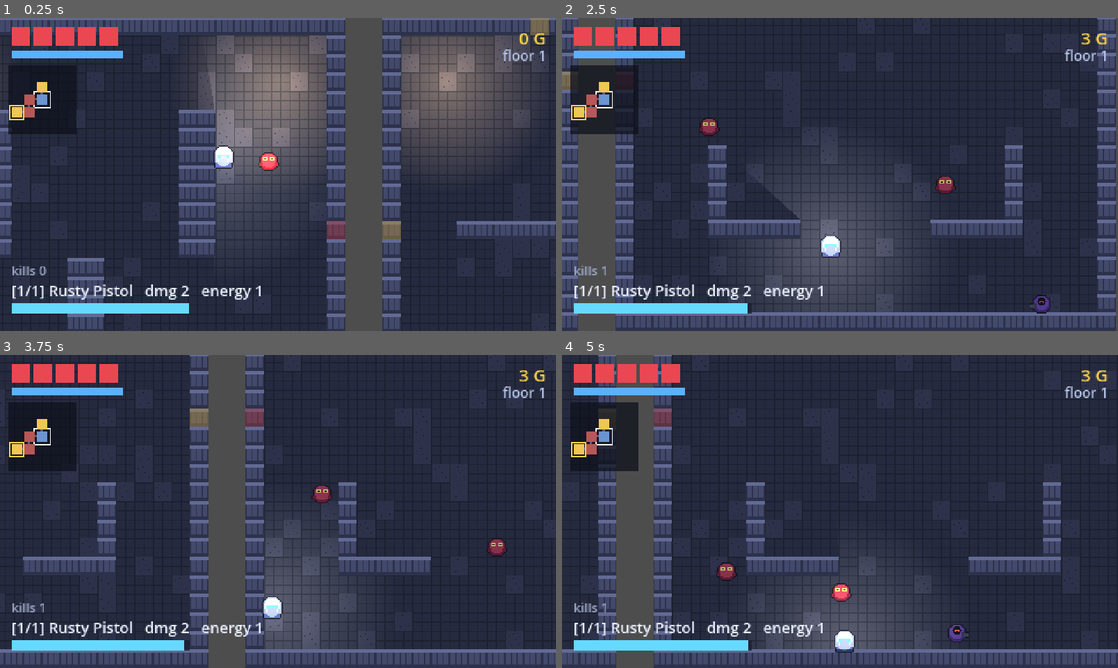
Above: before the commit, frames 1-4 (two rows, left to right).
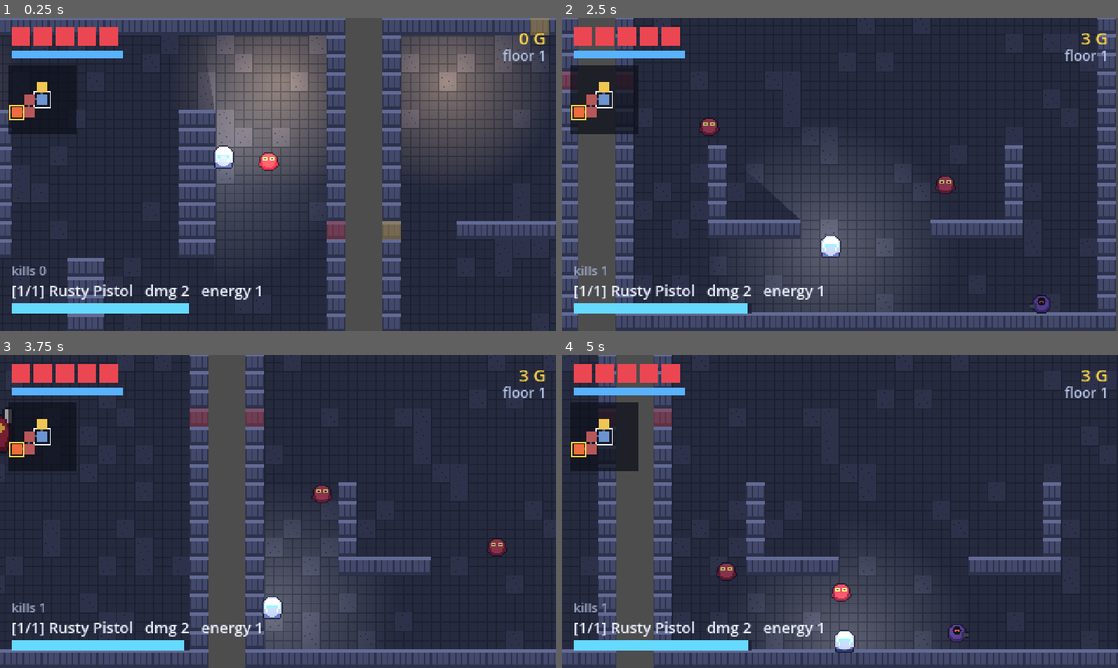
Above: after the commit, the same moments.

Repository: coderirse/knight-errant
Game: Godot game, scene res://tools/test_run.tscn
Same seed, same stepped clock (60 frames per second), same inputs: the game is played once before the commit and once after it. This scene is started directly instead of the project's main scene.
Inputs (mouse positions are in pixels of both pictures, inside the frame that each line leads up to):
- Up to frame 1 (0.25 s): no input
- Up to frame 2 (2.5 s): move the mouse to (812, 237) at 0.52 s; hold J (fire) 0.53-1.28 s; hold W (move_up) 0.53-2.03 s; tap Space (dodge) at 0.6, 1.55, 2.1 s; click (812, 237) at 0.67 s; move the mouse to (1006, 221) at 1.27 s; tap J (fire) at 1.35 s; move the mouse to (673, 127) at 2.02 s; hold A (move_left) from 2.03 s (still down); hold J (fire) from 2.03 s (still down)
- Up to frame 3 (3.75 s): move the mouse to (305, 511) at 2.77 s; release J (fire) at 2.78 s; tap J (fire) at 2.85 s; click (305, 511) at 2.92 s; tap Space (dodge) at 3.05 s; move the mouse to (194, 433) at 3.52 s; release A (move_left) at 3.53 s; hold S (move_down) from 3.53 s (still down); hold J (fire) from 3.53 s (still down); tap E (interact) at 3.6 s
- Up to frame 4 (5 s): move the mouse to (962, 495) at 4.27 s; release S (move_down) at 4.28 s; release J (fire) at 4.28 s; hold D (move_right) from 4.28 s (still down); tap Q (swap_weapon) at 4.35 s; tap Space (dodge) at 4.55 s

The runs differ from the first frame. In frame 1, less than 0.1% of the frame differs, in the area x 2-4%, y 28-32%; in frame 2, 0.1%; in frame 3, 2.8%, in the area x 0-38%, y 0-92%; in frame 4, 0.2%.

Commit message:
里程碑 6：M2 完整循环——每层出口是一场 BOSS 战
旧规则下奇数层的出口竟是一间生成即清空的宝箱房，走进去就白过一层；
偶数层的"BOSS 房"里蹲的也只是一只普通小怪。楼层没有收尾战，"下一层"
三个字没有重量。

- 新增 scripts/enemies/boss.gd + scenes/enemies/boss.tscn：大体型两阶段
  BOSS。半血前慢速追踪 + 环形弹幕；半血后提速 1.7x 并追加瞄准三连发。
  血量 = base 40 + 12×(层-1)，成长公式公开，数值全部 @export——这场架
  的手感属于 M1，等用户玩了用 F2 调，不冻在常量里。
- Room._spawn_encounter 的 BOSS 分支改走 _spawn_boss()（走模板中心可走
  格，和宝箱同款落位）；_default_budget 里 BOSS 的死分支随之删掉。
- Level._kind_for：出口房恒为 BOSS。楼层完成的判定不用动——BOSS 死时
  玩家正站在出口房里，原有的 is_cleared + 玩家所在房双条件恰好成立。
- 踩到一条引擎时序并记进 RESEARCH §3.12：Health 是子节点，_ready 先跑，
  current 已按场景默认 maximum 填充；父节点 _ready 里改 maximum 不动
  current，必须 set_maximum(v, true)。BOSS 差点变成 5 点血的纸老虎。
- test_run 新增 §22：真实入口 start_new_run 驱动 清房→BOSS→过层 ×3 层，
  28 项断言（出口必为 BOSS 房、血量随层成长、活时锁门/死后开门、层数
  真的推进、武器跨层存活）。cleanup 顺延为 §23。里面还埋着一个教训：
  advance_floor 是立即的、build_floor 要等 0.6s 定时器，等层必须两个
  都等齐，否则下一轮迭代读到旧楼层找不到 BOSS。

测试 154 → 182 项（核心 70 / 整合 112）全绿；真实渲染零脚本错误。
文档计数站点（README / AGENTS §0 §1 §6 §8 / roadmap 头注 §10 §12）同步。

Diff:
--- /dev/null
+++ b/scenes/enemies/boss.tscn
@@ -0,0 +1,54 @@
+[gd_scene load_steps=8 format=3]
+
+[ext_resource type="Script" path="res://scripts/enemies/boss.gd" id="1_boss"]
+[ext_resource type="Script" path="res://scripts/core/health.gd" id="2_health"]
+[ext_resource type="Script" path="res://scripts/core/hurtbox.gd" id="3_hurtbox"]
+[ext_resource type="Script" path="res://scripts/core/hitbox.gd" id="4_hitbox"]
+[ext_resource type="Texture2D" path="res://assets/placeholder/boss.png" id="5_body"]
+
+[sub_resource type="CircleShape2D" id="CircleShape2D_body"]
+radius = 14.0
+
+[sub_resource type="CircleShape2D" id="CircleShape2D_hurt"]
+radius = 16.0
+
+[sub_resource type="CircleShape2D" id="CircleShape2D_hit"]
+radius = 18.0
+
+[node name="Boss" type="CharacterBody2D"]
+script = ExtResource("1_boss")
+collision_layer = 8
+collision_mask = 1
+motion_mode = 1
+floor_snap_length = 0.0
+
+[node name="CollisionShape2D" type="CollisionShape2D" parent="."]
+shape = SubResource("CircleShape2D_body")
+
+[node name="Sprite2D" type="Sprite2D" parent="."]
+scale = Vector2(2, 2)
+texture = ExtResource("5_body")
+
+[node name="Health" type="Node" parent="."]
+script = ExtResource("2_health")
+invincibility_time = 0.15
+
+[node name="Hurtbox" type="Area2D" parent="."]
+script = ExtResource("3_hurtbox")
+collision_layer = 16
+collision_mask = 0
+
+[node name="CollisionShape2D" type="CollisionShape2D" parent="Hurtbox"]
+shape = SubResource("CircleShape2D_hurt")
+
+[node name="Hitbox" type="Area2D" parent="."]
+script = ExtResource("4_hitbox")
+collision_layer = 64
+collision_mask = 4
+always_active = true
+damage = 2
+knockback_force = 180.0
+tag = &"boss_contact"
+
+[node name="CollisionShape2D" type="CollisionShape2D" parent="Hitbox"]
+shape = SubResource("CircleShape2D_hit")
--- /dev/null
+++ b/scripts/enemies/boss.gd
@@ -0,0 +1,257 @@
+class_name Boss
+extends CharacterBody2D
+
+## The floor's gatekeeper: a large two-phase enemy that stands between the player
+## and the next floor. Killing it is what clears the exit room, so every run ends
+## its floor here.
+##
+## Two phases, split by remaining health:
+##   Phase 1 — slow pursuit, periodic radial bullet rings.
+##   Phase 2 (at phase2_threshold) — faster pursuit, adds an aimed volley on a
+##   shorter clock. The change of pace is the telegraph: the player sees the boss
+##   speed up and knows the endgame has started.
+##
+## Every number is an @export so the F2 tuning panel can reach it while playing —
+## the feel of this fight is a feel-stage decision that must not be frozen in a
+## constant (roadmap §10: M1 不要跳).
+
+@export var max_speed := 34.0
+@export var acceleration := 420.0
+## How close the player must be before the boss commits to pursuing.
+@export var aggro_radius := 420.0
+@export var stop_distance := 22.0
+@export var contact_damage := 2
+@export var gold_drop := 40
+
+@export_group("Health")
+@export var base_health := 40
+@export var health_per_floor := 12
+
+@export_group("Phase 2")
+## Fraction of maximum health at or below which phase 2 begins.
+@export var phase2_threshold := 0.5
+@export var phase2_speed_multiplier := 1.7
+
+@export_group("Radial burst")
+@export var burst_count := 8
+@export var burst_speed := 130.0
+@export var burst_damage := 1
+@export var burst_interval := 2.6
+@export var burst_bullet_lifetime := 2.0
+
+@export_group("Aimed volley (phase 2 only)")
+@export var volley_count := 3
+@export var volley_spread_degrees := 18.0
+@export var volley_speed := 200.0
+@export var volley_interval := 1.7
+## Do not attack at all beyond this distance — an off-room player is not a target.
+@export var fire_range := 340.0
+## Seconds of flash before each attack, so the patterns are dodgeable by design.
+@export var telegraph_time := 0.4
+
+@onready var health: Health = $Health
+@onready var sprite: Sprite2D = $Sprite2D
+@onready var hurtbox: Hurtbox = $Hurtbox
+@onready var hitbox: Hitbox = $Hitbox
+
+## Set by Room when the boss is spawned. The boss lives under Room/Actors, so
+## get_parent() returns Actors rather than the Room that must hear about the kill.
+var room: Room = null
+
+var _player: Node2D
+var _knockback := Vector2.ZERO
+var _burst_timer := 0.0
+var _volley_timer := 0.0
+var _telegraph_left := 0.0
+var _telegraph_kind := 0   # 1 = burst, 2 = volley
+var _phase2 := false
+
+
+func _ready() -> void:
+	motion_mode = CharacterBody2D.MOTION_MODE_FLOATING
+	floor_snap_length = 0.0
+	add_to_group(&"enemy")
+	add_to_group(&"boss")
+
+	# Refill matters: Health._ready has already run by the time a parent's _ready
+	# does, so current was seeded from the scene's default maximum, not this one.
+	health.set_maximum(base_health + health_per_floor * (RunState.floor - 1), true)
+
+	health.depleted.connect(_on_depleted)
+	health.damaged.connect(_on_damaged)
+	hurtbox.hurt.connect(_on_hurt)
+	hurtbox.health = health
+	hurtbox.is_player_team = false
+	hitbox.always_active = true
+	hitbox.damage = contact_damage
+
+	_burst_timer = burst_interval
+	_volley_timer = volley_interval
+	_resolve_player()
+
+
+## Room._ready() spawns enemies before Game creates the player; caching the lookup
+## there would freeze a null and the boss would never move or attack.
+func _resolve_player() -> bool:
+	if _player != null and is_instance_valid(_player):
+		return true
+	_player = get_tree().get_first_node_in_group(&"player") as Node2D
+	return _player != null
+
+
+func _physics_process(delta: float) -> void:
+	_tick_attacks(delta)
+
+	if not health.is_alive():
+		velocity = velocity.move_toward(Vector2.ZERO, acceleration * delta)
+		move_and_slide()
+		return
+
+	_update_phase()
+	_knockback = _knockback.move_toward(Vector2.ZERO, 900.0 * delta)
+
+	var desired := Vector2.ZERO
+	if _resolve_player() and is_instance_valid(_player):
+		desired = _steer(_player.global_position)
+
+	var speed := max_speed * (phase2_speed_multiplier if _phase2 else 1.0)
+	velocity = (velocity + desired * acceleration * delta).limit_length(speed) + _knockback
+	move_and_slide()
+	_update_visual()
+
+
+func _steer(target: Vector2) -> Vector2:
+	var to_target := target - global_position
+	var distance := to_target.length()
+	if distance > aggro_radius or distance <= stop_distance:
+		return Vector2.ZERO
+	return to_target.normalized()
+
+
+## Phase 2 flips on once, when health first drops to the threshold. Reading the
+## flag rather than the live fraction means the phase does not flicker back when
+## the shield/invincibility maths rounds HP up a point.
+func _update_phase() -> void:
+	if _phase2:
+		return
+	if health.current <= int(float(health.maximum) * phase2_threshold):
+		_phase2 = true
+		# The acceleration is the announcement; give it a visual beat too.
+		_flash(Color(1.0, 0.45, 0.35), 0.5)
+
+
+func _tick_attacks(delta: float) -> void:
+	if not health.is_alive() or not _resolve_player() or not is_instance_valid(_player):
+		return
+	if global_position.distance_to(_player.global_position) > fire_range:
+		return
+
+	if _telegraph_left > 0.0:
+		_telegraph_left -= delta
+		if _telegraph_left <= 0.0:
+			if _telegraph_kind == 1:
+				_fire_burst()
+				_burst_timer = burst_interval
+			else:
+				_fire_volley()
+				_volley_timer = volley_interval
+		return
+
+	_burst_timer -= delta
+	if _burst_timer <= 0.0:
+		_telegraph_kind = 1
+		_telegraph_left = telegraph_time
+		_flash(Color(1.4, 1.2, 0.7), telegraph_time)
+		return
+
+	if _phase2:
+		_volley_timer -= delta
+		if _volley_timer <= 0.0:
+			_telegraph_kind = 2
+			_telegraph_left = telegraph_time
+			_flash(Color(1.5, 0.8, 0.5), telegraph_time)
+
+
+func _fire_burst() -> void:
+	var offset := randf() * TAU
+	for i in burst_count:
+		var angle := offset + TAU * float(i) / float(burst_count)
+		_spawn_bullet(Vector2.from_angle(angle), burst_speed, burst_damage)
+
+
+func _fire_volley() -> void:
+	if _player == null or not is_instance_valid(_player):
+		return
+	var to_player := _player.global_position - global_position
+	if to_player.length_squared() < 0.001:
+		return
+	var centre := to_player.angle()
+	var spread := deg_to_rad(volley_spread_degrees)
+	for i in volley_count:
+		var t := 0.0 if volley_count == 1 else float(i) / float(volley_count - 1) - 0.5
+		_spawn_bullet(Vector2.from_angle(centre + t * 2.0 * spread), volley_speed, burst_damage)
+
+
+func _spawn_bullet(direction: Vector2, speed: float, damage: int) -> void:
+	var packed := load("res://scenes/weapons/projectile.tscn") as PackedScene
+	if packed == null:
+		return
+	var bullet := packed.instantiate() as Projectile
+	# is_player_team=false makes the projectile look for the player's hurtbox
+	# (layer 4) — the mask split from AGENTS §2.3, set before _ready reads it.
+	bullet.is_player_team = false
+	bullet.speed = speed
+	bullet.damage = damage
+	bullet.lifetime = burst_bullet_lifetime
+	bullet.direction = direction.normalized()
+	bullet.global_position = global_position
+	var container := get_tree().get_first_node_in_group(&"projectile_container")
+	if container != null:
+		container.add_child(bullet)
+
+
+func _flash(tint: Color, seconds: float) -> void:
+	if sprite == null:
+		return
+	sprite.modulate = tint
+	var tween := create_tween()
+	tween.tween_property(sprite, "modulate", Color.WHITE, seconds)
+
+
+func _update_visual() -> void:
+	if sprite == null:
+		return
+	if absf(velocity.x) > 1.0:
+		sprite.scale.x = absf(sprite.scale.x) * signf(velocity.x)
+
+
+func _on_hurt(info: DamageInfo) -> void:
+	if not health.apply_damage(info):
+		return
+	health.start_invincibility()
+	# The boss takes knockback at a fraction of a normal enemy's: at full force a
+	# light pistol could stunlock a 40-HP target across the room.
+	_knockback = info.knockback_direction.normalized() * info.knockback_force * 0.25
+
+
+func _on_damaged(_amount: int, _absorbed: bool) -> void:
+	_flash(Color(1.6, 0.8, 0.8), 0.15)
+
+
+func _on_depleted() -> void:
+	hurtbox.vulnerable = false
+	$Hurtbox/CollisionShape2D.set_deferred("disabled", true)
+	$Hitbox/CollisionShape2D.set_deferred("disabled", true)
+	$CollisionShape2D.set_deferred("disabled", true)
+
+	if RunState.active:
+		RunState.add_gold(gold_drop)
+
+	if room != null and is_instance_valid(room):
+		room.on_enemy_died(self)
+
+	var tween := create_tween()
+	tween.set_parallel(true)
+	tween.tween_property(self, "modulate:a", 0.0, 0.4)
+	tween.tween_property(sprite, "scale", sprite.scale * 0.5, 0.4)
+	tween.chain().tween_callback(queue_free)
--- a/scripts/world/level.gd
+++ b/scripts/world/level.gd
@@ -306,7 +306,9 @@
 	if index == _path[0]:
 		return Room.Kind.START
 	if index == _exit_room_index:
-		return Room.Kind.BOSS if floor_number % 2 == 0 else Room.Kind.TREASURE
+		# Every floor ends in a boss fight (M2): the old parity split let odd
+		# floors finish by walking into an auto-cleared treasure room.
+		return Room.Kind.BOSS
 	if not _path.has(index):
 		return Room.Kind.TREASURE
 	return Room.Kind.COMBAT
--- a/scripts/world/room.gd
+++ b/scripts/world/room.gd
@@ -309,6 +309,9 @@
 		# is not the same as completing a floor.
 		_mark_cleared()
 		return
+	if kind == Kind.BOSS:
+		_spawn_boss()
+		return
 	if kind == Kind.START:
 		_mark_cleared()
 		return
@@ -323,11 +326,28 @@
 
 
 func _default_budget() -> int:
-	match kind:
-		Kind.BOSS:
-			return 1
-		_:
-			return 3 + RunState.floor
+	return 3 + RunState.floor
+
+
+## The exit room holds one boss, not a budget of regular enemies. It is the last
+## fight of the floor, so it is authored as its own scene rather than rolled from
+## the encounter table.
+func _spawn_boss() -> void:
+	var packed := load("res://scenes/enemies/boss.tscn") as PackedScene
+	if packed == null:
+		push_error("Room: cannot load res://scenes/enemies/boss.tscn")
+		return
+	var boss := packed.instantiate() as Node2D
+	boss.name = "Boss"
+	# Same rule as the chest: the geometric centre can be a pillar on ring or
+	# plus layouts, so use the walkable tile nearest the middle.
+	if template != null:
+		boss.position = _tile_center(template.center_walkable())
+	else:
+		boss.position = interior_rect().get_center()
+	boss.set("room", self)
+	_actors.add_child(boss)
+	enemies_alive += 1
 
 
 func _spawn_enemy(index: int) -> void:
--- a/tools/generate_placeholder_art.gd
+++ b/tools/generate_placeholder_art.gd
@@ -22,6 +22,7 @@
 	_write("player.png", _make_player())
 	_write("chaser.png", _make_chaser())
 	_write("shooter.png", _make_shooter())
+	_write("boss.png", _make_boss())
 	_write("bullet.png", _make_bullet())
 	_write("enemy_bullet.png", _make_enemy_bullet())
 	_write("tile_ground.png", _make_tiles())
@@ -149,6 +150,31 @@
 	return image
 
 
+## The floor boss: a horned bulk, twice a chaser's size (the scene scales it 2x
+## on top of this 24x24 canvas, so it reads ~48 px against a 20 px chaser).
+func _make_boss() -> Image:
+	var image := _canvas(24, 24)
+	var body := Color(0.62, 0.16, 0.22)
+	var body_dark := Color(0.40, 0.09, 0.15)
+	var eye := Color(1.0, 0.75, 0.25)
+	var horn := Color(0.85, 0.80, 0.68)
+
+	# Horns first so the body overlaps their roots.
+	_rect(image, 3, 2, 3, 6, horn)
+	_rect(image, 18, 2, 3, 6, horn)
+	_disc(image, 12, 13.0, 9.2, body_dark)
+	_disc(image, 12, 12.0, 7.8, body)
+	_disc(image, 8.6, 10.0, 2.2, eye)
+	_disc(image, 15.4, 10.0, 2.2, eye)
+	_disc(image, 8.6, 10.0, 1.0, Color(0.1, 0.1, 0.1))
+	_disc(image, 15.4, 10.0, 1.0, Color(0.1, 0.1, 0.1))
+	# A wide mouth line, so it reads angrier than the chaser at 2x scale.
+	_rect(image, 8, 16, 8, 2, body_dark)
+	_rect(image, 0, 20, 24, 4, Color(0, 0, 0, 0))   # keep the bottom clean
+	_outline(image, Color(0.10, 0.11, 0.16))
+	return image
+
+
 # --- projectiles -----------------------------------------------------------
 
 func _make_bullet() -> Image:
--- a/tools/test_run.gd
+++ b/tools/test_run.gd
@@ -608,7 +608,101 @@
 		else:
 			_check(false, "the start room had no non-exit door to walk through")
 
-	print("\n== 22. cleanup ==")
+	print("\n== 22. the full loop: three floors end to end ==")
+	# M2's acceptance: from entering the game, clear rooms, grab the chest weapon,
+	# kill the floor boss, descend — three times, without a restart. This drives
+	# the real entry (SceneRouter.start_new_run) because the loop spans run state,
+	# floor generation and the Game-level advance timer; driving build_floor()
+	# directly would skip exactly the plumbing this section exists to guard.
+	PlayerHost.despawn()
+	GameState.reset_meta()
+	await SceneRouter.start_new_run(20260918)
+	await _settle(6)
+	_game = get_tree().current_scene as Game
+	_check(_game != null, "the loop test runs on a real Game scene")
+	if _game == null:
+		_finish()
+		return
+
+	# The boss volleys at the player while the test works; standing immortal keeps
+	# the assertion about the LOOP from flaking on the player's dodge timing.
+	_game.player.health.invincible = true
+
+	for floor_iteration in 3:
+		var loop_level := _game.level
+		if loop_level == null:
+			_check(false, "floor %d of the loop generated" % (floor_iteration + 1))
+			break
+		var want_floor := RunState.floor
+		var exit_index := loop_level.exit_room()
+		var exit_room := loop_level.rooms[exit_index]
+		_check(exit_room.kind == Room.Kind.BOSS,
+			"floor %d ends in a boss room" % want_floor)
+
+		# Walk the shortest door route into the boss room, the way a player would
+		# (each hop is the same call the door trigger makes).
+		var route := _shortest_route(loop_level, loop_level.current_room(), exit_index)
+		for step in range(1, route.size()):
+			loop_level.move_player_to_room(route[step], 0)
+			await _settle(1)
+		_check(loop_level.current_room() == exit_index,
+			"floor %d: the player reached the boss room" % want_floor)
+
+		var boss: Node = null
+		for child in exit_room.get_node("Actors").get_children():
+			if child is Boss:
+				boss = child
+		_check(boss != null, "floor %d spawns a boss" % want_floor)
+		if boss == null:
+			break
+
+		var boss_health: Health = boss.get_node("Health")
+		var want_hp: int = boss.get("base_health") + boss.get("health_per_floor") * (want_floor - 1)
+		_check(boss_health.maximum == want_hp,
+			"floor %d boss health scales with depth (%d, want %d)" % [want_floor, boss_health.maximum, want_hp])
+
+		var locked_while_alive := 0
+		for child in exit_room.get_children():
+			if child is RoomDoor and child.get(&"locked"):
+				locked_while_alive += 1
+		_check(locked_while_alive > 0,
+			"floor %d boss room is locked while the boss lives" % want_floor)
+
+		# Kill through the normal damage path, so the room's on_enemy_died
+		# bookkeeping is exercised rather than bypassed (same rule as §9).
+		boss_health.invincible = false
+		var lethal := DamageInfo.create(9999, Vector2.ZERO, 0.0, &"test")
+		lethal.ignores_invincibility = true
+		boss_health.apply_damage(lethal)
+		await _settle(8)
+
+		_check(exit_room.is_cleared, "floor %d: killing the boss clears the room" % want_floor)
+		var locked_after_death := 0
+		for child in exit_room.get_children():
+			if child is RoomDoor and child.get(&"locked"):
+				locked_after_death += 1
+		_check(locked_after_death == 0,
+			"floor %d: the boss room unlocks on death" % want_floor)
+
+		# Game._on_floor_completed advances RunState immediately but rebuilds the
+		# floor only after a 0.6 s timer. Wait for BOTH, or the next iteration
+		# would read the old (already cleared) level and not find a boss in it.
+		var target_floor := want_floor + 1
+		var waited := 0
+		while waited < 1200 and (RunState.floor < target_floor
+				or _game.level == null or _game.level == loop_level):
+			await get_tree().process_frame
+			waited += 1
+		_check(RunState.floor == target_floor and _game.level != null and _game.level != loop_level,
+			"floor %d: the boss's death descends to floor %d (after %d frames)" % [want_floor, target_floor, waited])
+		await _settle(4)
+
+	_check(_game.player != null and is_instance_valid(_game.player)
+		and _game.player.weapons.size() >= 1, "the player kept their weapons across all three floors")
+	_check(RunState.gold > 0, "the loop earned gold (bosses pay out)")
+	_check(RunState.floor == 4, "three floors cleared without a restart")
+
+	print("\n== 23. cleanup ==")
 	TuningPanel.set("_open", false)
 	GameState.reset_meta()
 	RunState.end_run(false)
Binary file added: assets/placeholder/boss.png
Not shown, added: assets/placeholder/boss.png.import
Not shown, added: scripts/enemies/boss.gd.uid
Not shown, changed: AGENTS.md
Not shown, changed: RESEARCH.md
Not shown, changed: docs/roadmap.md
